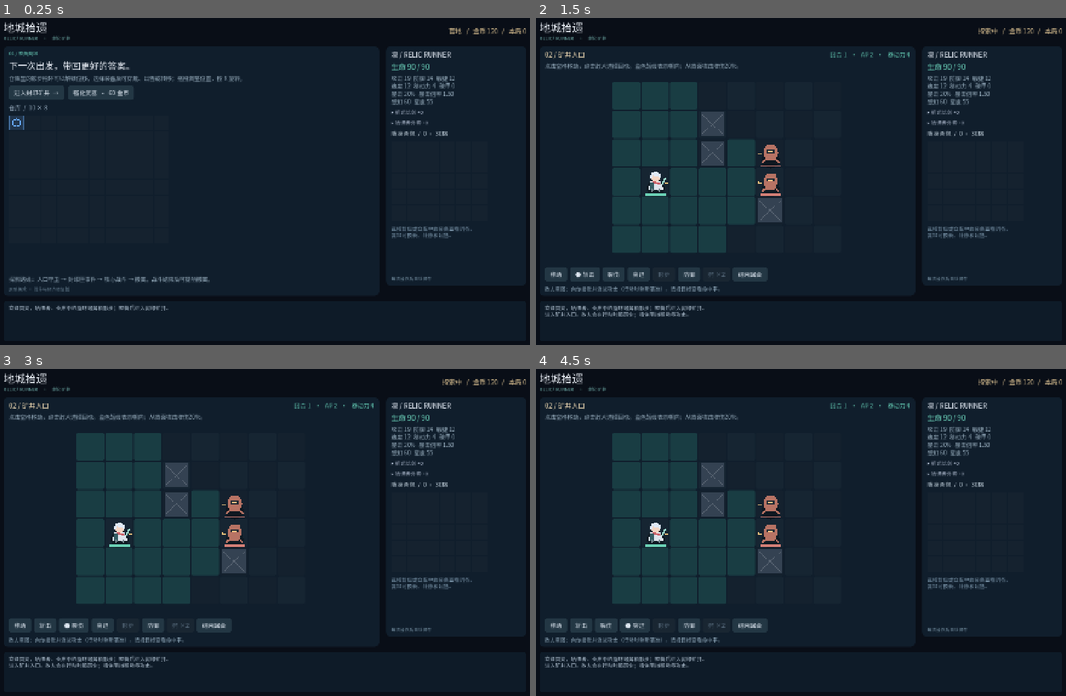
Above: before the commit, frames 1-4 (two rows, left to right).
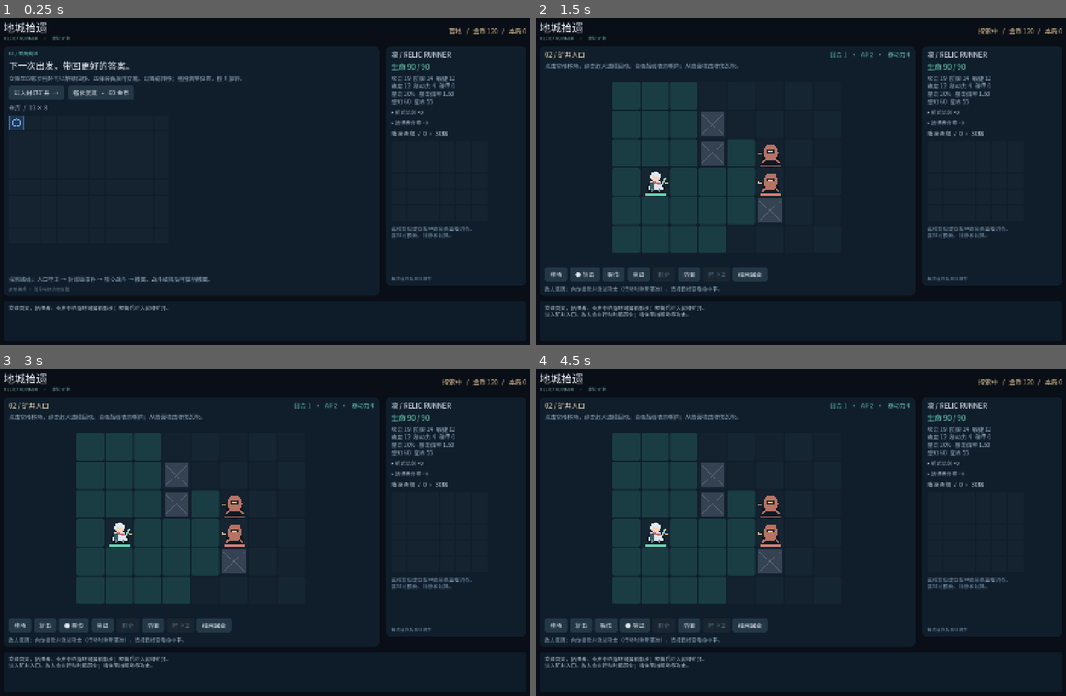
Above: after the commit, the same moments.

Repository: XiminHu66/toy-dg
Game: Godot game, scene res://scenes/main.tscn
The game is run twice, just before and just after one commit, with the same random seed, the same clock (stepped at 60 frames per second) and the same inputs.
Inputs:
- Up to frame 1 (0.25 s): no input
- Up to frame 2 (1.5 s): click "进入封印矿井 →" at 0.5 s; click "移动" at 1.25 s
- Up to frame 3 (3 s): click "● 斩击" at 2 s; click "裂伤" at 2.75 s
- Up to frame 4 (4.5 s): click "斩击" at 3.5 s; click "突进" at 4.25 s

The runs differ from the first frame. In frame 1, 0.1% of the frame differs, in the area x 1-87%, y 18-90%; in frame 2, less than 0.1%; in frame 3, less than 0.1%; in frame 4, less than 0.1%.

Commit message:
Add Windows auto-update launcher and validated main-branch releases

Diff:
--- /dev/null
+++ b/launcher/launcher.gd
@@ -0,0 +1,185 @@
+extends Control
+const Store = preload("res://launcher/update_store.gd")
+var store := Store.new()
+var request: HTTPRequest
+var status: Label
+var version_label: Label
+var progress: ProgressBar
+var play_button: Button
+var check_button: Button
+var rollback_button: Button
+var busy := false
+var stage := ""
+var manifest: Dictionary = {}
+var integration_test := false
+var online_success := false
+
+func _ready() -> void:
+	integration_test = "--launcher-update-test" in OS.get_cmdline_user_args()
+	if integration_test:
+		store = Store.new("user://ci-live-update")
+	get_window().content_scale_size = Vector2i(760,440)
+	if not DisplayServer.get_name() == "headless":
+		DisplayServer.window_set_size(Vector2i(760,440))
+		DisplayServer.window_set_title("地城拾遗 · 启动器")
+	var theme_value := Theme.new()
+	theme_value.default_font = load("res://assets/fonts/DungeonSans.ttf")
+	theme_value.default_font_size = 17
+	theme = theme_value
+	var margin := MarginContainer.new()
+	margin.set_anchors_and_offsets_preset(Control.PRESET_FULL_RECT)
+	for edge in ["left","right","top","bottom"]:
+		margin.add_theme_constant_override("margin_"+edge,32)
+	add_child(margin)
+	var column := VBoxContainer.new()
+	column.add_theme_constant_override("separation",16)
+	margin.add_child(column)
+	var title := Label.new()
+	title.text = "地城拾遗"
+	title.add_theme_font_size_override("font_size",32)
+	column.add_child(title)
+	version_label = Label.new()
+	column.add_child(version_label)
+	status = Label.new()
+	status.autowrap_mode = TextServer.AUTOWRAP_WORD_SMART
+	status.custom_minimum_size.y = 86
+	status.size_flags_vertical = Control.SIZE_EXPAND_FILL
+	column.add_child(status)
+	progress = ProgressBar.new()
+	progress.show_percentage = true
+	column.add_child(progress)
+	var row := HBoxContainer.new()
+	row.add_theme_constant_override("separation",12)
+	column.add_child(row)
+	play_button = make_button(row,"开始游戏",start_game)
+	check_button = make_button(row,"检查更新",check_updates)
+	rollback_button = make_button(row,"回退上一版本",rollback)
+	var hint := Label.new()
+	hint.text = "自动更新不会移动或删除存档。断网时可以启动已安装版本。"
+	hint.add_theme_font_size_override("font_size",14)
+	hint.autowrap_mode = TextServer.AUTOWRAP_WORD_SMART
+	column.add_child(hint)
+	request = HTTPRequest.new()
+	request.max_redirects = 10
+	request.request_completed.connect(completed)
+	add_child(request)
+	if "--launcher-smoke" in OS.get_cmdline_user_args():
+		set_status("启动器界面检查完成。",false)
+		await get_tree().process_frame
+		print("LAUNCHER_SMOKE_OK")
+		get_tree().quit()
+		return
+	check_updates()
+
+func make_button(parent: Node,text_value: String,action: Callable) -> Button:
+	var button := Button.new()
+	button.text = text_value
+	button.custom_minimum_size = Vector2(165,44)
+	button.pressed.connect(action)
+	parent.add_child(button)
+	return button
+
+func set_status(message: String,is_busy: bool) -> void:
+	status.text = message
+	busy = is_busy
+	version_label.text = "已安装版本：" + (str(store.index.current) if not str(store.index.current).is_empty() else "首次安装")
+	play_button.disabled = is_busy or not store.has_installed()
+	check_button.disabled = is_busy
+	rollback_button.disabled = is_busy or str(store.index.previous).is_empty()
+	if integration_test and not is_busy:
+		call_deferred("finish_integration_test")
+
+func check_updates() -> void:
+	if busy:
+		return
+	set_status("正在联网检查游戏版本…",true)
+	progress.value = 0
+	stage = "manifest"
+	request.download_file = ""
+	request.body_size_limit = 65536
+	request.timeout = 15
+	var code := request.request(Store.MANIFEST_URL,["Accept: application/json","User-Agent: toy-dg-launcher/1"])
+	if code != OK:
+		set_status("无法发起检查，可启动已安装版本或稍后重试。",false)
+
+func completed(result: int,response_code: int,_headers: PackedStringArray,body: PackedByteArray) -> void:
+	if result != HTTPRequest.RESULT_SUCCESS or response_code != 200:
+		set_status("连接或下载失败（HTTP %d）。已有版本保持不变，可离线启动。" % response_code,false)
+		return
+	if stage == "manifest":
+		var parser := JSON.new()
+		if parser.parse(body.get_string_from_utf8()) != OK or not store.validate_manifest(parser.data):
+			set_status(store.error if not store.error.is_empty() else "更新清单读取失败。",false)
+			return
+		manifest = parser.data
+		if not store.should_update(manifest):
+			online_success = true
+			set_status("当前没有需要安装的更新。可以开始游戏。",false)
+			progress.value = 100
+			return
+		set_status("发现版本 %s，正在自动下载（%.1f MB）…" % [manifest.version,manifest.windows.size_bytes/1048576.0],true)
+		stage = "package"
+		request.download_file = store.root.path_join("download.zip")
+		request.body_size_limit = int(manifest.windows.size_bytes)
+		request.timeout = 300
+		# HTTPRequest is ready for reuse after its completion signal returns.
+		call_deferred("download_package")
+	elif stage == "package":
+		set_status("下载完成，正在校验并安装…",true)
+		await get_tree().process_frame
+		var success := store.install(store.root.path_join("download.zip"),manifest)
+		online_success = success
+		DirAccess.remove_absolute(store.root.path_join("download.zip"))
+		progress.value = 100 if success else 0
+		set_status("已更新到 %s。可以开始游戏。" % manifest.version if success else store.error,false)
+
+func download_package() -> void:
+	var code := request.request(manifest.windows.url,["User-Agent: toy-dg-launcher/1"])
+	if code != OK:
+		set_status("下载无法开始。已有版本保持不变。",false)
+
+func _process(_delta: float) -> void:
+	if busy and stage == "package" and not manifest.is_empty():
+		progress.value = minf(99.0,100.0*request.get_downloaded_bytes()/maxf(1.0,manifest.windows.size_bytes))
+
+func start_game() -> void:
+	if busy:
+		return
+	var executable := store.executable(str(store.index.current))
+	if executable.is_empty():
+		set_status("已安装文件校验失败，请回退上一版本或检查更新。",false)
+		return
+	if OS.get_name() != "Windows":
+		set_status("这个启动器发布包目前用于 Windows。",false)
+		return
+	var process_id := OS.create_process(executable,[])
+	if process_id <= 0:
+		set_status("游戏未能启动，可回退上一版本后重试。",false)
+		return
+	get_tree().quit()
+
+func rollback() -> void:
+	if store.rollback():
+		set_status("已回退至 %s，并跳过有问题的更新版本。" % store.index.current,false)
+	else:
+		set_status(store.error,false)
+
+func finish_integration_test() -> void:
+	if not online_success or not store.has_installed() or store.index.current != manifest.get("version",""):
+		printerr("LIVE_UPDATE_FAILED: "+status.text)
+		get_tree().quit(1)
+		return
+	if OS.get_name() != "Windows":
+		printerr("Live executable test requires Windows")
+		get_tree().quit(1)
+		return
+	var output: Array = []
+	var code := OS.execute(store.executable(str(store.index.current)),["--headless","--","--smoke"],output,true)
+	var text_value := "\n".join(output)
+	print(text_value)
+	if code != 0 or not text_value.contains("UI_SMOKE_OK") or text_value.contains("SCRIPT ERROR:"):
+		printerr("DOWNLOADED_GAME_FAILED")
+		get_tree().quit(1)
+		return
+	print("LIVE_UPDATE_OK: "+str(store.index.current))
+	get_tree().quit()
--- /dev/null
+++ b/launcher/launcher.tscn
@@ -0,0 +1,12 @@
+[gd_scene load_steps=2 format=3]
+
+[ext_resource type="Script" path="res://launcher/launcher.gd" id="1"]
+
+[node name="Launcher" type="Control"]
+layout_mode = 3
+anchors_preset = 15
+anchor_right = 1.0
+anchor_bottom = 1.0
+grow_horizontal = 2
+grow_vertical = 2
+script = ExtResource("1")
--- /dev/null
+++ b/launcher/update_store.gd
@@ -0,0 +1,233 @@
+extends RefCounted
+## Installation logic is independent of UI/network for deterministic testing.
+const LAUNCHER_VERSION := 1
+const MANIFEST_URL := "https://github.com/XiminHu66/toy-dg/releases/latest/download/update.json"
+const RELEASE_PREFIX := "https://github.com/XiminHu66/toy-dg/releases/download/"
+const ALLOWED_FILES := ["toy-dg.exe","THIRD_PARTY_NOTICES.md","OFL.txt"]
+const MAX_PACKAGE := 300 * 1024 * 1024
+const MAX_EXPANDED := 512 * 1024 * 1024
+var root := "user://updates"
+var error := ""
+var index := {"current":"","previous":"","skipped":[]}
+
+func _init(directory: String = "user://updates") -> void:
+	root = directory
+	DirAccess.make_dir_recursive_absolute(root)
+	load_index()
+
+static func valid_version(value: Variant) -> bool:
+	if not value is String:
+		return false
+	var expression := RegEx.new()
+	expression.compile("^(0|[1-9][0-9]{0,8})\\.(0|[1-9][0-9]{0,8})\\.(0|[1-9][0-9]{0,8})$")
+	return expression.search(value) != null
+
+static func valid_hash(value: Variant) -> bool:
+	if not value is String:
+		return false
+	var expression := RegEx.new()
+	expression.compile("^[0-9a-f]{64}$")
+	return expression.search(value) != null
+
+static func newer(a: String,b: String) -> bool:
+	if not valid_version(a):
+		return false
+	if b.is_empty():
+		return true
+	if not valid_version(b):
+		return false
+	var first := a.split(".")
+	var second := b.split(".")
+	for i in range(3):
+		if int(first[i]) != int(second[i]):
+			return int(first[i]) > int(second[i])
+	return false
+
+func fail(message: String) -> bool:
+	error = message
+	return false
+
+func validate_manifest(data: Variant) -> bool:
+	if not data is Dictionary or data.get("schema") != 1:
+		return fail("更新清单格式不受支持。")
+	if not valid_version(data.get("version")):
+		return fail("版本号格式无效。")
+	if not data.get("minimum_launcher") is float and not data.get("minimum_launcher") is int:
+		return fail("缺少启动器兼容信息。")
+	if data.minimum_launcher > LAUNCHER_VERSION:
+		return fail("此版本需要新版启动器；当前已安装的游戏仍可运行。")
+	if not data.get("windows") is Dictionary:
+		return fail("更新清单缺少 Windows 包。")
+	var package: Dictionary = data.windows
+	var expected: String = RELEASE_PREFIX + "v" + data.version + "/toy-dg-windows.zip"
+	if package.get("url","") != expected or package.get("entrypoint","") != "toy-dg.exe":
+		return fail("更新来源或启动文件无效。")
+	if not valid_hash(package.get("sha256")) or not package.get("size_bytes") is float and not package.get("size_bytes") is int:
+		return fail("更新校验信息无效。")
+	if package.size_bytes <= 0 or package.size_bytes > MAX_PACKAGE:
+		return fail("更新包大小超出允许范围。")
+	if not package.get("files") is Array or package.files.size() != ALLOWED_FILES.size():
+		return fail("更新包文件清单不完整。")
+	var seen := {}
+	var total := 0
+	for record in package.files:
+		if not record is Dictionary or not record.get("name") in ALLOWED_FILES or seen.has(record.name):
+			return fail("文件名非法或重复。")
+		if not valid_hash(record.get("sha256")) or not record.get("size_bytes") is float and not record.get("size_bytes") is int:
+			return fail("文件校验信息无效。")
+		if record.size_bytes <= 0 or record.size_bytes > MAX_EXPANDED:
+			return fail("文件大小超出允许范围。")
+		seen[record.name] = true
+		total += int(record.size_bytes)
+	if total > MAX_EXPANDED:
+		return fail("解压后文件大小超出允许范围。")
+	return true
+
+func read_json(path: String) -> Variant:
+	if not FileAccess.file_exists(path):
+		return null
+	var parser := JSON.new()
+	if parser.parse(FileAccess.get_file_as_string(path)) != OK:
+		return null
+	return parser.data
+
+func load_index() -> void:
+	for candidate in [root.path_join("installed.json"),root.path_join("installed.json.bak")]:
+		var data: Variant = read_json(candidate)
+		if not data is Dictionary or not data.get("current") is String or not data.get("previous") is String or not data.get("skipped") is Array:
+			continue
+		if not data.current.is_empty() and not valid_version(data.current):
+			continue
+		if not data.previous.is_empty() and not valid_version(data.previous):
+			continue
+		index = data
+		return
+
+func write_json(path: String,data: Dictionary,backup: bool = false) -> bool:
+	var file := FileAccess.open(path+".tmp",FileAccess.WRITE)
+	if file == null:
+		return fail("无法写入更新目录。")
+	file.store_string(JSON.stringify(data))
+	file.close()
+	if backup and FileAccess.file_exists(path):
+		if DirAccess.copy_absolute(path,path+".bak") != OK:
+			return fail("无法备份当前安装状态。")
+	if DirAccess.rename_absolute(path+".tmp",path) != OK:
+		return fail("无法保存安装状态；原版本保持不变。")
+	return true
+
+func version_dir(version: String) -> String:
+	if not valid_version(version):
+		return ""
+	return root.path_join("versions").path_join(version)
+
+func executable(version: String) -> String:
+	var folder := version_dir(version)
+	if folder.is_empty():
+		return ""
+	var manifest: Variant = read_json(folder.path_join("manifest.json"))
+	if not validate_manifest(manifest) or manifest.version != version:
+		return ""
+	for record in manifest.windows.files:
+		var path := folder.path_join(record.name)
+		if not FileAccess.file_exists(path) or FileAccess.get_sha256(path) != record.sha256:
+			return ""
+	return ProjectSettings.globalize_path(folder.path_join("toy-dg.exe"))
+
+func has_installed() -> bool:
+	return not executable(str(index.current)).is_empty()
+
+func should_update(manifest: Dictionary) -> bool:
+	return not index.skipped.has(manifest.version) and (newer(manifest.version,str(index.current)) or manifest.version == index.current and not has_installed())
+
+func clear_staging(folder: String) -> void:
+	# Only delete files owned by this updater; never recursively remove arbitrary data.
+	for name_value in ALLOWED_FILES + ["manifest.json","manifest.json.tmp"]:
+		if FileAccess.file_exists(folder.path_join(name_value)):
+			DirAccess.remove_absolute(folder.path_join(name_value))
+	DirAccess.remove_absolute(folder)
+
+func install(zip_path: String,manifest: Variant) -> bool:
+	if not validate_manifest(manifest):
+		return false
+	if not should_update(manifest):
+		return fail("该版本无需安装，或已被回退跳过。")
+	var package: Dictionary = manifest.windows
+	var file := FileAccess.open(zip_path,FileAccess.READ)
+	if file == null:
+		return fail("下载文件不存在。")
+	var actual_size := file.get_length()
+	file.close()
+	if actual_size != int(package.size_bytes) or FileAccess.get_sha256(zip_path) != package.sha256:
+		return fail("下载校验失败，保留已安装版本。")
+	var reader := ZIPReader.new()
+	if reader.open(zip_path) != OK:
+		return fail("无法读取更新包。")
+	var names := reader.get_files()
+	if names.size() != ALLOWED_FILES.size():
+		reader.close()
+		return fail("压缩包包含意外文件。")
+	var seen := {}
+	for name_value in names:
+		if name_value not in ALLOWED_FILES or seen.has(name_value):
+			reader.close()
+			return fail("拒绝非法压缩路径或重复文件。")
+		seen[name_value] = true
+	var folder := version_dir(manifest.version)
+	var staging := folder + ".staging"
+	clear_staging(staging)
+	if DirAccess.make_dir_recursive_absolute(staging) != OK:
+		reader.close()
+		return fail("无法创建安装目录。")
+	for record in package.files:
+		var bytes := reader.read_file(record.name)
+		var context := HashingContext.new()
+		context.start(HashingContext.HASH_SHA256)
+		context.update(bytes)
+		if bytes.size() != int(record.size_bytes) or context.finish().hex_encode() != record.sha256:
+			reader.close()
+			clear_staging(staging)
+			return fail("解压文件校验失败；原版本保持不变。")
+		var output := FileAccess.open(staging.path_join(record.name),FileAccess.WRITE)
+		if output == null:
+			reader.close()
+			clear_staging(staging)
+			return fail("写入更新文件失败；原版本保持不变。")
+		output.store_buffer(bytes)
+		output.close()
+	reader.close()
+	if not write_json(staging.path_join("manifest.json"),manifest):
+		clear_staging(staging)
+		return false
+	if DirAccess.dir_exists_absolute(folder):
+		if executable(manifest.version).is_empty():
+			# Never overwrite a possibly running executable, even if it is damaged.
+			clear_staging(staging)
+			return fail("该版本目录已损坏。可回退旧版或等待下一版本。")
+		clear_staging(staging)
+	elif DirAccess.rename_absolute(staging,folder) != OK:
+		clear_staging(staging)
+		return fail("无法完成安装；原版本保持不变。")
+	var next_index := index.duplicate(true)
+	next_index.previous = index.current
+	next_index.current = manifest.version
+	if not write_json(root.path_join("installed.json"),next_index,true):
+		return false
+	index = next_index
+	error = ""
+	return true
+
+func rollback() -> bool:
+	var previous: String = index.previous
+	if executable(previous).is_empty():
+		return fail("没有可用的上一版本。")
+	var next_index := index.duplicate(true)
+	next_index.current = previous
+	next_index.previous = ""
+	if not next_index.skipped.has(index.current):
+		next_index.skipped.append(index.current)
+	if not write_json(root.path_join("installed.json"),next_index,true):
+		return false
+	index = next_index
+	error = ""
+	return true
--- a/scripts/main.gd
+++ b/scripts/main.gd
@@ -24,6 +24,9 @@
 var quit_after_test := false
 
 func _ready() -> void:
+	if OS.has_feature("launcher") or "--launcher-smoke" in OS.get_cmdline_user_args():
+		get_tree().call_deferred("change_scene_to_file","res://launcher/launcher.tscn")
+		return
 	font = load("res://assets/fonts/DungeonSans.ttf")
 	var theme_value := Theme.new()
 	theme_value.default_font = font
--- /dev/null
+++ b/tests/test_updater.gd
@@ -0,0 +1,108 @@
+extends SceneTree
+const Store = preload("res://launcher/update_store.gd")
+var checks := 0
+var failures := 0
+var test_root: String
+
+func check(condition: bool,message: String) -> void:
+	checks += 1
+	if not condition:
+		failures += 1
+		printerr("FAIL: "+message)
+
+func _initialize() -> void:
+	test_root = "user://updater-tests-%d" % Time.get_ticks_usec()
+	DirAccess.make_dir_recursive_absolute(test_root)
+	check(Store.newer("0.1.10","0.1.9"),"numeric version order")
+	check(not Store.newer("0.1.9","0.1.10"),"no version downgrade")
+	for invalid in ["../evil","1.2.3/evil","1.2","v1.2.3","01.2.3",null,3]:
+		check(not Store.valid_version(invalid),"reject invalid version")
+	var store := Store.new(test_root.path_join("installed"))
+	var one := make_package("0.1.1")
+	check(store.validate_manifest(one.manifest),"valid manifest")
+	check(store.install(one.path,one.manifest),"initial package installed")
+	check(store.index.current=="0.1.1" and store.has_installed(),"current points to verified game")
+	var corrupt := make_package("0.1.2")
+	corrupt.manifest.windows.sha256 = "0".repeat(64)
+	check(not store.install(corrupt.path,corrupt.manifest),"bad archive hash rejected")
+	check(store.index.current=="0.1.1" and store.has_installed(),"bad update preserves installed version")
+	var bad_file := make_package("0.1.2")
+	bad_file.manifest.windows.files[0].sha256 = "0".repeat(64)
+	check(not store.install(bad_file.path,bad_file.manifest),"bad extracted hash rejected")
+	check(store.index.current=="0.1.1","bad extraction cannot activate")
+	var traversal := make_package("0.1.2","../escape.exe")
+	check(not store.install(traversal.path,traversal.manifest),"archive path traversal rejected")
+	check(not FileAccess.file_exists(test_root.path_join("escape.exe")),"nothing extracted outside staging")
+	var invalid: Dictionary = one.manifest.duplicate(true)
+	invalid.windows.url = "https://example.com/evil.zip"
+	check(not store.validate_manifest(invalid),"foreign source rejected")
+	invalid = one.manifest.duplicate(true)
+	invalid.minimum_launcher = 99
+	check(not store.validate_manifest(invalid),"future launcher requirement respected")
+	invalid = one.manifest.duplicate(true)
+	invalid.windows.files[0].name = "C:\\evil.exe"
+	check(not store.validate_manifest(invalid),"absolute filename rejected")
+	invalid = one.manifest.duplicate(true)
+	invalid.windows.files[0].size_bytes = Store.MAX_EXPANDED+1
+	check(not store.validate_manifest(invalid),"oversized file rejected")
+	var two := make_package("0.1.2")
+	check(store.install(two.path,two.manifest),"second version installed")
+	check(store.index.previous=="0.1.1" and store.index.current=="0.1.2","previous retained")
+	check(FileAccess.file_exists(store.version_dir("0.1.1").path_join("toy-dg.exe")),"old executable not overwritten")
+	check(not store.install(one.path,one.manifest),"older package cannot replace current")
+	var reloaded := Store.new(store.root)
+	check(reloaded.index.current=="0.1.2" and reloaded.has_installed(),"offline load of installed game")
+	check(reloaded.rollback(),"manual rollback")
+	check(reloaded.index.current=="0.1.1" and reloaded.has_installed(),"rollback points to old game")
+	check(not reloaded.should_update(two.manifest),"rolled-back version not reinstalled")
+	var three := make_package("0.1.3")
+	check(reloaded.should_update(three.manifest) and reloaded.install(three.path,three.manifest),"later version allowed after rollback")
+	var file := FileAccess.open(reloaded.root.path_join("installed.json"),FileAccess.WRITE)
+	file.store_string("truncated")
+	file.close()
+	var recovered := Store.new(store.root)
+	check(recovered.index.current=="0.1.1" and recovered.has_installed(),"broken index recovers backup")
+	# Save data lives outside the updater-owned tree and must survive all operations.
+	var sentinel := FileAccess.open(test_root.path_join("profile.json"),FileAccess.WRITE)
+	sentinel.store_string("save-data")
+	sentinel.close()
+	var four := make_package("0.1.4")
+	check(recovered.install(four.path,four.manifest),"update after index recovery")
+	check(FileAccess.get_file_as_string(test_root.path_join("profile.json"))=="save-data","save file untouched")
+	remove_test_tree(test_root)
+	print("UPDATER_TEST_RESULT: %d checks, %d failures" % [checks,failures])
+	quit(1 if failures else 0)
+
+func hash_bytes(bytes: PackedByteArray) -> String:
+	var hasher := HashingContext.new()
+	hasher.start(HashingContext.HASH_SHA256)
+	hasher.update(bytes)
+	return hasher.finish().hex_encode()
+
+func make_package(version: String,unsafe_name: String = "") -> Dictionary:
+	var path := test_root.path_join("package-"+version+".zip")
+	var zip := ZIPPacker.new()
+	zip.open(path)
+	var records: Array = []
+	for name_value in Store.ALLOWED_FILES:
+		var bytes: PackedByteArray = (name_value+" version "+version).to_utf8_buffer()
+		zip.start_file(unsafe_name if name_value=="toy-dg.exe" and not unsafe_name.is_empty() else name_value)
+		zip.write_file(bytes)
+		zip.close_file()
+		records.append({"name":name_value,"sha256":hash_bytes(bytes),"size_bytes":bytes.size()})
+	zip.close()
+	var file := FileAccess.open(path,FileAccess.READ)
+	var size_value := file.get_length()
+	file.close()
+	var manifest := {"schema":1,"version":version,"minimum_launcher":1,"windows":{"url":Store.RELEASE_PREFIX+"v"+version+"/toy-dg-windows.zip","entrypoint":"toy-dg.exe","size_bytes":size_value,"sha256":FileAccess.get_sha256(path),"files":records}}
+	return {"path":path,"manifest":manifest}
+
+func remove_test_tree(path: String) -> void:
+	var directory := DirAccess.open(path)
+	if directory == null:
+		return
+	for name_value in directory.get_files():
+		DirAccess.remove_absolute(path.path_join(name_value))
+	for name_value in directory.get_directories():
+		remove_test_tree(path.path_join(name_value))
+	DirAccess.remove_absolute(path)
Binary file changed: assets/fonts/DungeonSans.ttf
Not shown, changed: export_presets.cfg
Not shown, added: launcher/launcher.gd.uid
Not shown, added: launcher/update_store.gd.uid
Not shown, added: tests/test_updater.gd.uid
Not shown, changed: .github/workflows/build.yml
Not shown, added: AGENTS.md
Not shown, changed: docs/prototype-status.md
Not shown, added: docs/updates.md
